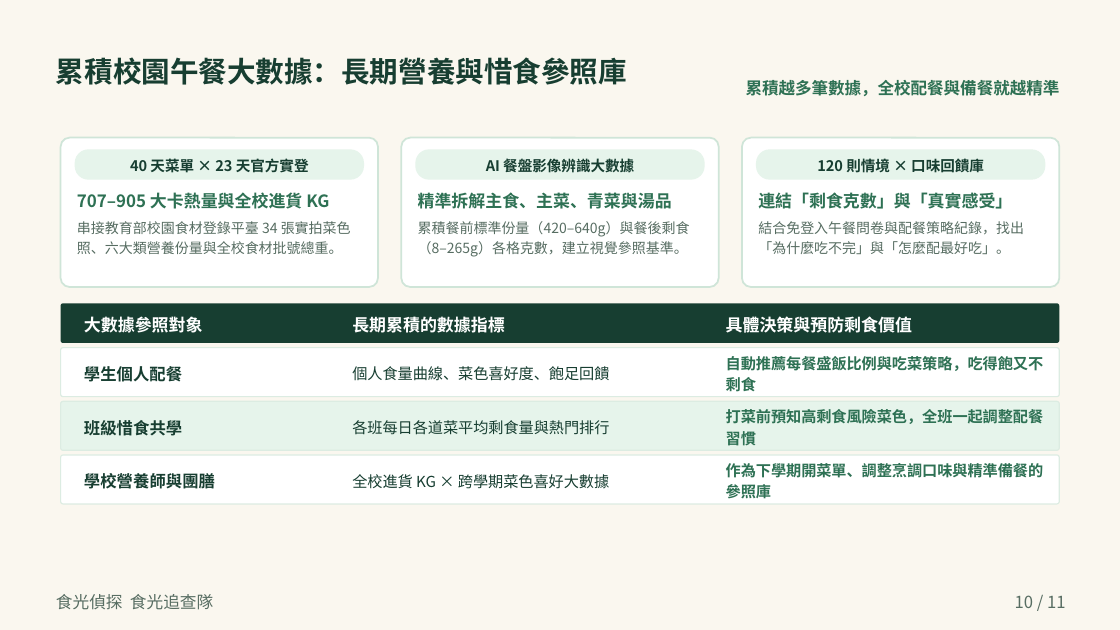
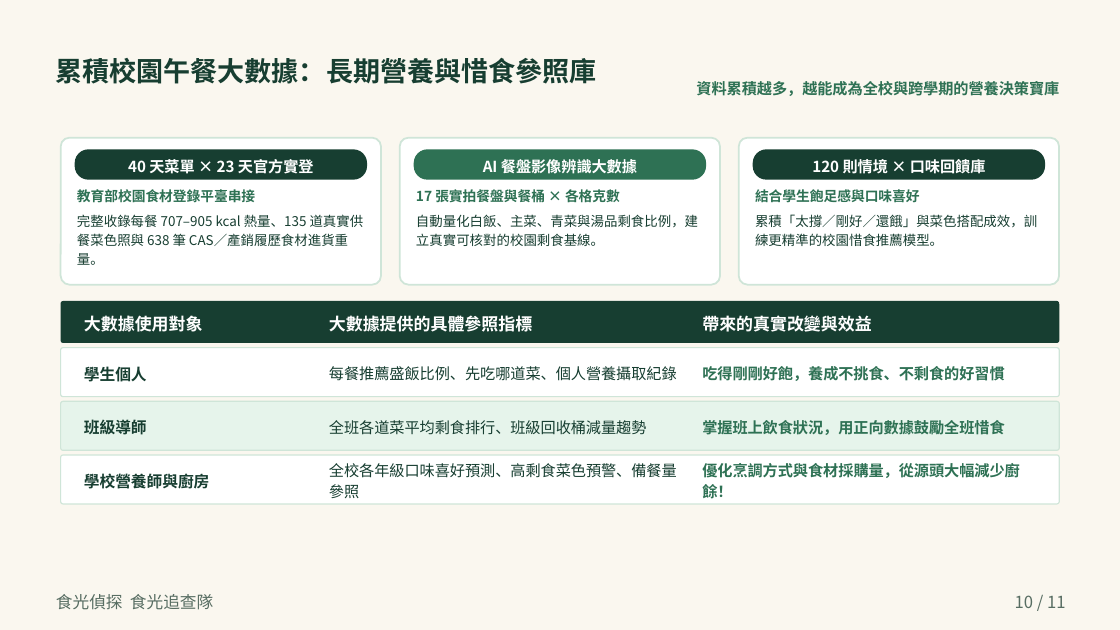
Before and after one commit to timdirty/taibei-student-explorers, a slide deck: slide 10 of slides/食光偵探_11頁學生簡報.pptx. Drawn at 1120x630 pixels with LibreOffice and Linux fonts; fonts in the diff are those of the drawing. Boxes give left, top, right and bottom in pixels: in the first picture for what was removed or moved away, otherwise in the second. Text is boxed around its words. In the diff, an @@ line names an element or a change of style, - is before the commit and + after.

```diff
--- a/slides/食光偵探_11頁學生簡報.pptx
+++ b/slides/食光偵探_11頁學生簡報.pptx
@@ text "累積校園午餐大數據：長期營養與惜食參照庫" at box(56, 58, 596, 84): size 24.5 to 23.2 pt @@
@@ text at box(696, 81, 1059, 96): text changed; size 14.2 to 13 pt @@
-累積越多筆數據，全校配餐與備餐就越精準
+資料累積越多，越能成為全校與跨學期的營養決策寶庫
@@ rounded rectangle at box(75, 150, 367, 180): fill #E6F4EB to #173E31 @@
@@ rounded rectangle at box(413, 150, 706, 180): fill #E6F4EB to #2E7154 @@
@@ rounded rectangle at box(753, 150, 1045, 180): fill #E6F4EB to #173E31 @@
@@ size 12.5 to 13 pt, text colour #173E31 to #FFFFFF in 3 elements at box(128, 159, 314, 174), box(483, 159, 637, 173), box(812, 157, 986, 177) @@
@@ text at box(77, 189, 255, 202): text changed; size 14.5 to 11.8 pt @@
-707–905 大卡熱量與全校進貨 KG
+教育部校園食材登錄平臺串接
@@ text at box(416, 187, 620, 205): text changed; size 14.5 to 11.8 pt @@
-精準拆解主食、主菜、青菜與湯品
+17 張實拍餐盤與餐桶 × 各格克數
@@ text at box(755, 189, 920, 202): text changed; size 14.5 to 11.8 pt @@
-連結「剩食克數」與「真實感受」
+結合學生飽足感與口味喜好
@@ text at box(77, 214, 364, 265): text changed; size 12 to 11.5 pt; text colour #576D62 to #173E31 @@
-串接教育部校園食材登錄平臺 34 張實拍菜色照、六大類營養份量與全校食材批號總重。
+完整收錄每餐 707–905 kcal 熱量、135 道真實供餐菜色照與 638 筆 CAS／產銷履歷食材進貨重量。
@@ text at box(416, 214, 698, 246): text changed; size 12 to 11.5 pt; text colour #576D62 to #173E31 @@
-累積餐前標準份量（420–640g）與餐後剩食（8–265g）各格克數，建立視覺參照基準。
+自動量化白飯、主菜、青菜與湯品剩食比例，建立真實可核對的校園剩食基線。
@@ text at box(755, 214, 1037, 246): text changed; size 12 to 11.5 pt; text colour #576D62 to #173E31 @@
-結合免登入午餐問卷與配餐策略紀錄，找出「為什麼吃不完」與「怎麼配最好吃」。
+累積「太撐／剛好／還餓」與菜色搭配成效，訓練更精準的校園惜食推薦模型。
@@ text at box(84, 315, 203, 332): text changed @@
-大數據參照對象
+大數據使用對象
@@ text at box(329, 315, 532, 332): text changed @@
-長期累積的數據指標
+大數據提供的具體參照指標
@@ text at box(702, 315, 871, 332): text changed @@
-具體決策與預防剩食價值
+帶來的真實改變與效益
@@ text at box(84, 366, 147, 382): text changed; size 14 to 13.5 pt @@
-學生個人配餐
+學生個人
@@ text at box(329, 366, 677, 381): text changed @@
-個人食量曲線、菜色喜好度、飽足回饋
+每餐推薦盛飯比例、先吃哪道菜、個人營養攝取紀錄
@@ text at box(702, 366, 1004, 381): text changed @@
-自動推薦每餐盛飯比例與吃菜策略，吃得飽又不剩食
+吃得剛剛好飽，養成不挑食、不剩食的好習慣
@@ text at box(84, 419, 147, 435): text changed; size 14 to 13.5 pt @@
-班級惜食共學
+班級導師
@@ text at box(329, 420, 647, 435): text changed @@
-各班每日各道菜平均剩食量與熱門排行
+全班各道菜平均剩食排行、班級回收桶減量趨勢
@@ text at box(702, 420, 1004, 435): text changed @@
-打菜前預知高剩食風險菜色，全班一起調整配餐習慣
+掌握班上飲食狀況，用正向數據鼓勵全班惜食
@@ outline #DCECE2 1 pt to #CFE5D8 1 pt in 3 elements at box(60, 348, 1060, 397), box(60, 402, 1060, 450), box(60, 455, 1060, 504) @@
@@ text at box(84, 471, 209, 492): text changed; size 14 to 13.5 pt @@
-學校營養師與團膳
+學校營養師與廚房
@@ text at box(329, 463, 677, 498): text changed @@
-全校進貨 KG × 跨學期菜色喜好大數據
+全校各年級口味喜好預測、高剩食菜色預警、備餐量參照
@@ text at box(702, 463, 1020, 499): text changed @@
-作為下學期開菜單、調整烹調口味與精準備餐的參照庫
+優化烹調方式與食材採購量，從源頭大幅減少廚餘！
```
Also in this commit, not shown: 9 other slides changed, 29 other files.
